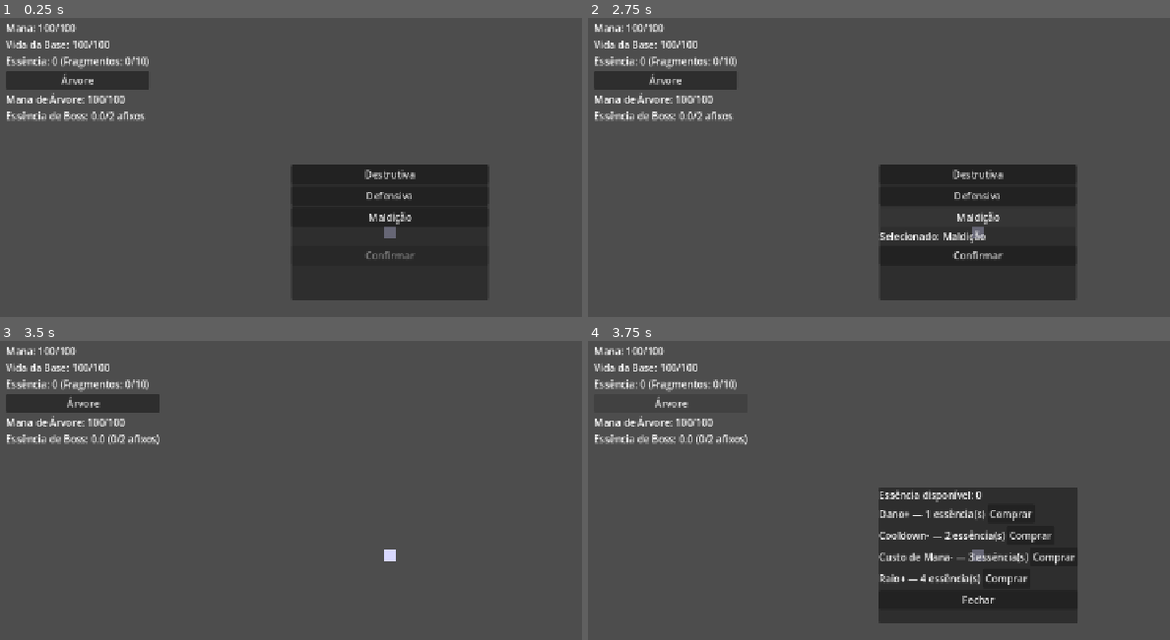
Above: before the commit, frames 1-4 (two rows, left to right).
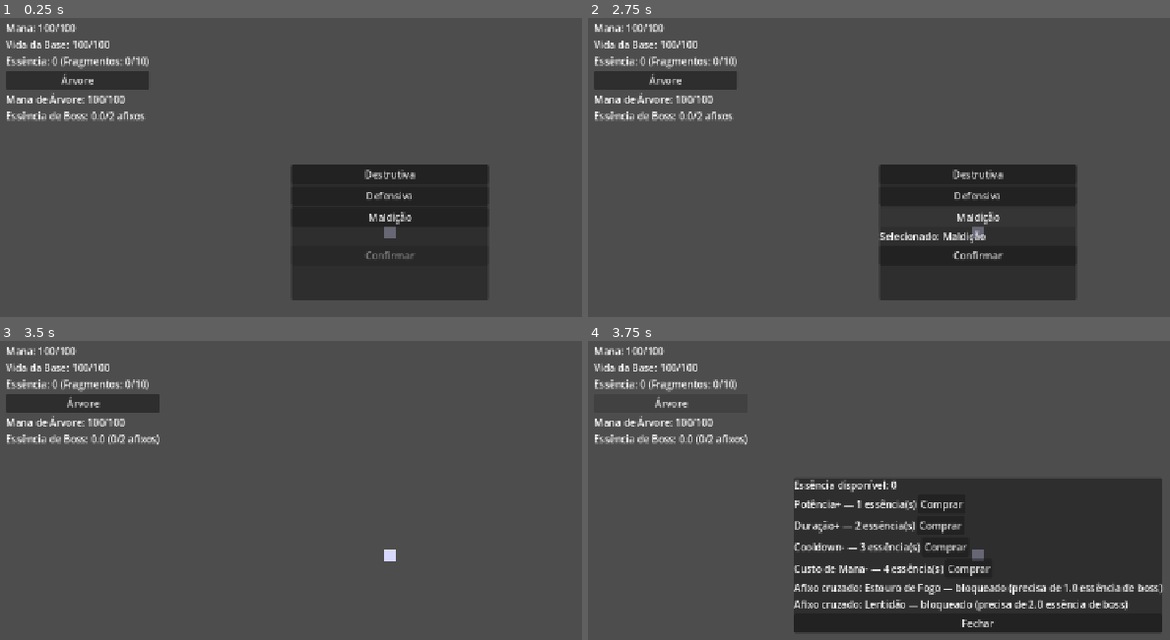
Above: after the commit, the same moments.

Repository: caua-developer/pixie-defense
Game: Godot game, scene res://scenes/main.tscn
Same seed, same stepped clock (60 frames per second), same inputs: the game is played once before the commit and once after it.
Inputs:
- Up to frame 1 (0.25 s): no input
- Up to frame 2 (2.75 s): click "Destrutiva" at 0.5 s; click "Defensiva" at 1.25 s; click "Maldição" at 2 s
- Up to frame 3 (3.5 s): click "Confirmar" at 2.75 s
- Up to frame 4 (3.75 s): click "Árvore" at 3.5 s

Frames 1-3 are identical in both runs. In frame 4, 20% of the frame differs, in the area x 35-99%, y 46-98%.

Commit message:
feat: generaliza painel da arvore para as 3 especializacoes e afixos cruzados
Co-Authored-By: Claude Sonnet 5 <noreply@anthropic.com>

Diff:
--- a/scenes/main.tscn
+++ b/scenes/main.tscn
@@ -152,6 +152,12 @@
 layout_mode = 2
 text = "Comprar"
 
+[node name="Affix1Label" type="Label" parent="HUD/SkillTreePanel/VBox" unique_id=1031402329]
+layout_mode = 2
+
+[node name="Affix2Label" type="Label" parent="HUD/SkillTreePanel/VBox" unique_id=1517683803]
+layout_mode = 2
+
 [node name="CloseButton" type="Button" parent="HUD/SkillTreePanel/VBox" unique_id=936977209]
 layout_mode = 2
 text = "Fechar"
--- a/scripts/skill_tree_panel.gd
+++ b/scripts/skill_tree_panel.gd
@@ -1,7 +1,16 @@
 extends PanelContainer
 
 const NODE_COUNT: int = 4
-const NODE_NAMES: Array[String] = ["Dano+", "Cooldown-", "Custo de Mana-", "Raio+"]
+const TREE_NODE_NAMES: Dictionary = {
+	"Destrutiva": ["Dano+", "Cooldown-", "Custo de Mana-", "Raio+"],
+	"Defensiva": ["Golem HP+", "Golem Cooldown-", "Golem Custo de Mana-", "Fúria do Guardião"],
+	"Maldição": ["Potência+", "Duração+", "Cooldown-", "Custo de Mana-"],
+}
+const AFFIX_FLAVOR_NAMES: Dictionary = {
+	0: "Estouro de Fogo", # AffixFlavor.FIRE_BURST
+	1: "Lentidão",        # AffixFlavor.SLOW
+	2: "Dano Contínuo",   # AffixFlavor.DOT
+}
 const NODE_COSTS: Array[int] = [1, 2, 3, 4]
 
 var purchased: Array[bool] = [false, false, false, false]
@@ -19,6 +28,7 @@
 	$VBox/Node3Row/Node3Button, $VBox/Node4Row/Node4Button,
 ]
 @onready var close_button: Button = $VBox/CloseButton
+@onready var affix_labels: Array[Label] = [$VBox/Affix1Label, $VBox/Affix2Label]
 
 func _ready() -> void:
 	process_mode = Node.PROCESS_MODE_ALWAYS
@@ -49,16 +59,38 @@
 		return
 	essence_tracker.essence -= NODE_COSTS[index]
 	purchased[index] = true
-	match index:
-		0: mago.upgrade_damage()
-		1: mago.reduce_cooldown()
-		2: mago.reduce_mana_cost()
-		3: mago.increase_radius()
+	match mago.specialization:
+		"Destrutiva":
+			match index:
+				0: mago.upgrade_damage()
+				1: mago.reduce_cooldown()
+				2: mago.reduce_mana_cost()
+				3: mago.increase_radius()
+		"Defensiva":
+			match index:
+				0: mago.upgrade_golem_hp()
+				1: mago.reduce_tree_cooldown()
+				2: mago.reduce_tree_mana_cost()
+				3: mago.unlock_guardian_fury()
+		"Maldição":
+			match index:
+				0: mago.upgrade_curse_potencia()
+				1: mago.upgrade_curse_duration()
+				2: mago.reduce_tree_cooldown()
+				3: mago.reduce_tree_mana_cost()
 	_update_labels()
 
 func _update_labels() -> void:
 	balance_label.text = "Essência disponível: %d" % essence_tracker.essence
+	var names: Array = TREE_NODE_NAMES[mago.specialization]
 	for i in NODE_COUNT:
 		var status: String = "comprado" if purchased[i] else "%d essência(s)" % NODE_COSTS[i]
-		node_labels[i].text = "%s — %s" % [NODE_NAMES[i], status]
+		node_labels[i].text = "%s — %s" % [names[i], status]
 		node_buttons[i].disabled = purchased[i]
+	var boss_tracker := get_tree().get_first_node_in_group("boss_tracker")
+	var unlocked: int = boss_tracker.affixes_unlocked if boss_tracker else 0
+	var order: Array = mago.CROSS_AFFIX_ORDER[mago.specialization]
+	for i in 2:
+		var flavor_name: String = AFFIX_FLAVOR_NAMES[order[i]]
+		var status: String = "destravado" if i < unlocked else "bloqueado (precisa de %d.0 essência de boss)" % (i + 1)
+		affix_labels[i].text = "Afixo cruzado: %s — %s" % [flavor_name, status]
